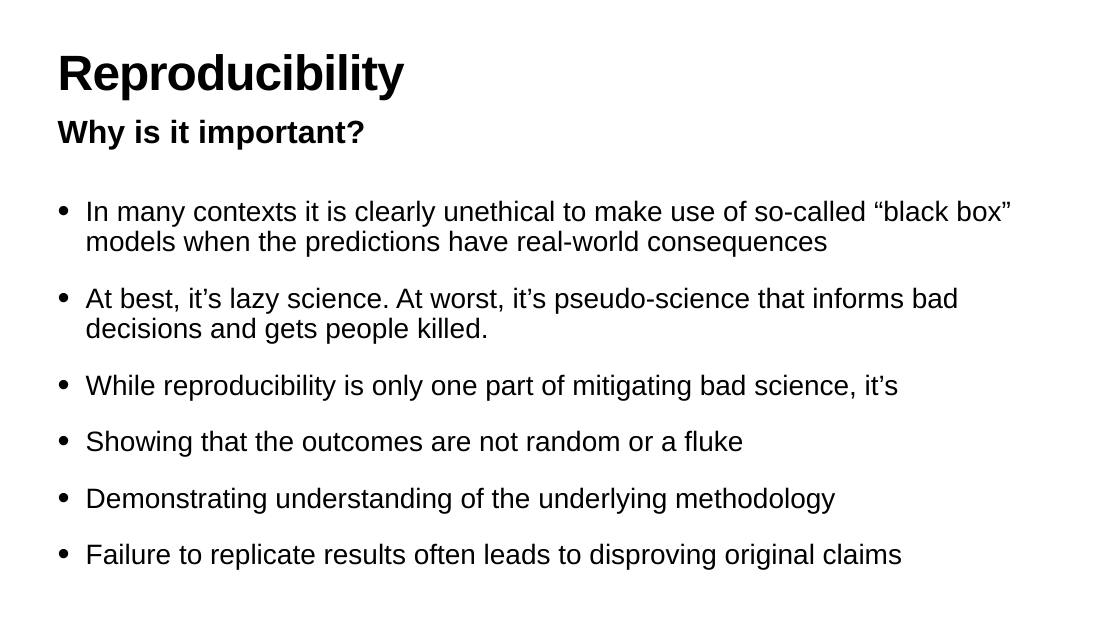
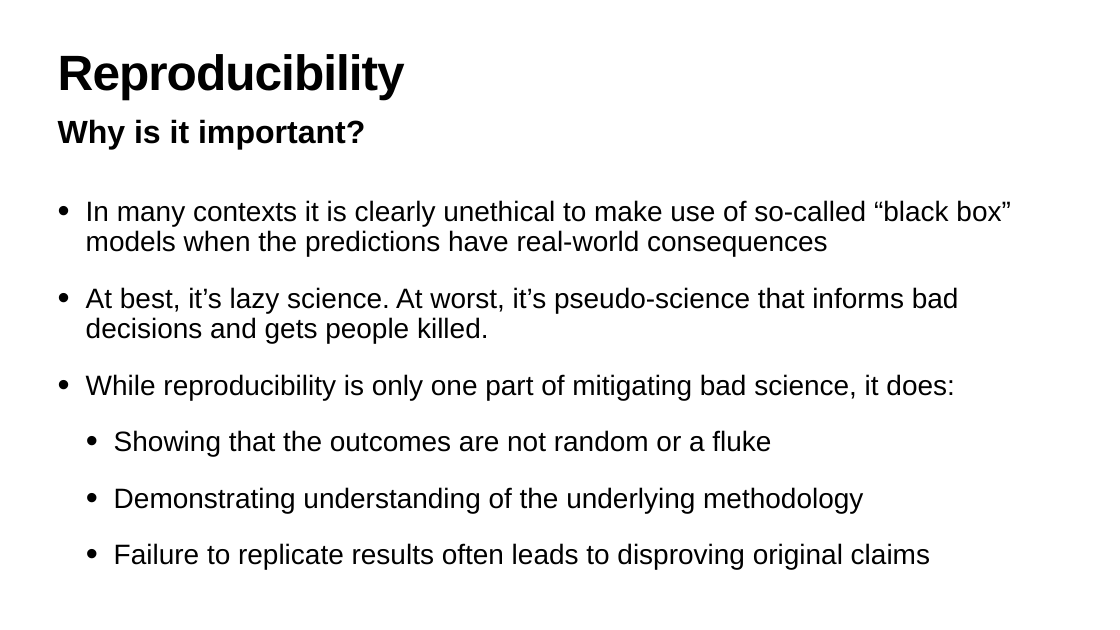
Before and after one commit to hanveiga/amld-2021-repML, a slide deck: slide 14 of slides/03_Reproducible_Scientific_ML.pptx (slide 20 before the commit). Drawn at 1120x630 pixels with LibreOffice and Linux fonts; fonts in the diff are those of the drawing. Boxes give left, top, right and bottom in pixels: in the first picture for what was removed or moved away, otherwise in the second. Text is boxed around its words. In the diff, an @@ line names an element or a change of style, - is before the commit and + after.

```diff
--- a/slides/03_Reproducible_Scientific_ML.pptx
+++ b/slides/03_Reproducible_Scientific_ML.pptx
@@ text at [86,374,954,400]: text changed @@
-• While reproducibility is only one part of mitigating bad science, it’s
+• While reproducibility is only one part of mitigating bad science, it does:
@@ text at [114,430,930,569]: list level 1 to 2 in "Showing that the outcomes are ..."; list level 1 to 2 in "Demonstrating understanding of the underlying ..."; list level 1 to 2 in "Failure to replicate results often ..." @@
```
Also in this commit, not shown: 4 other slides changed, 5 slides added.
